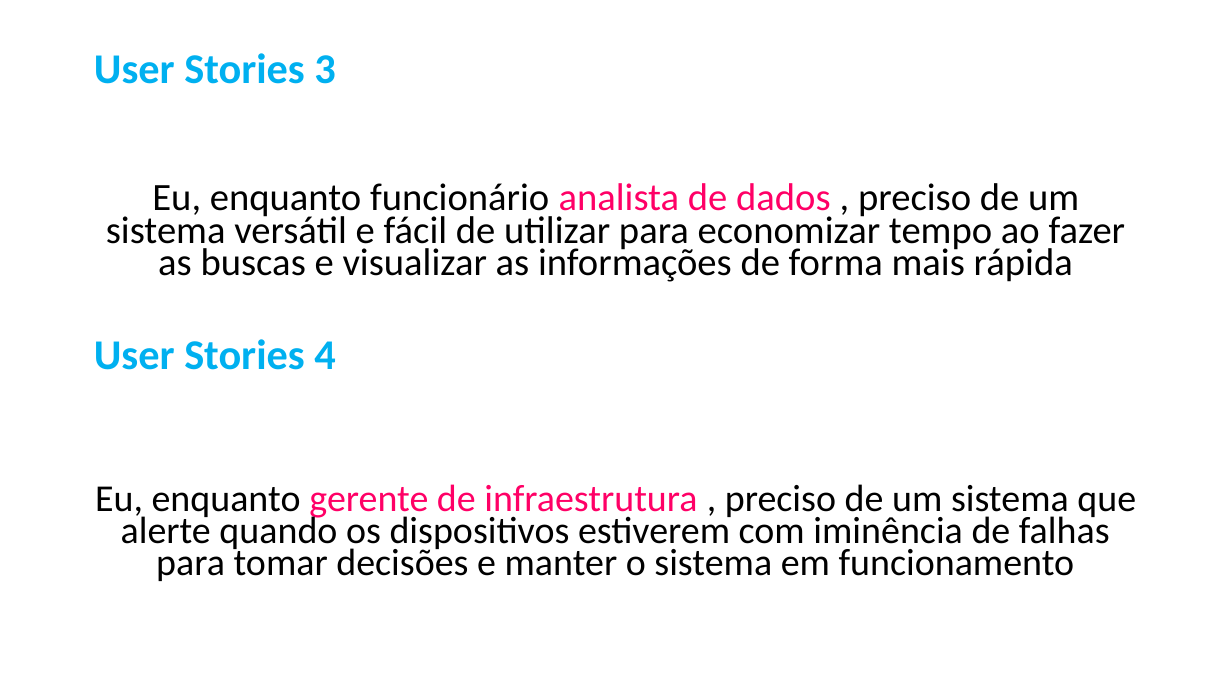
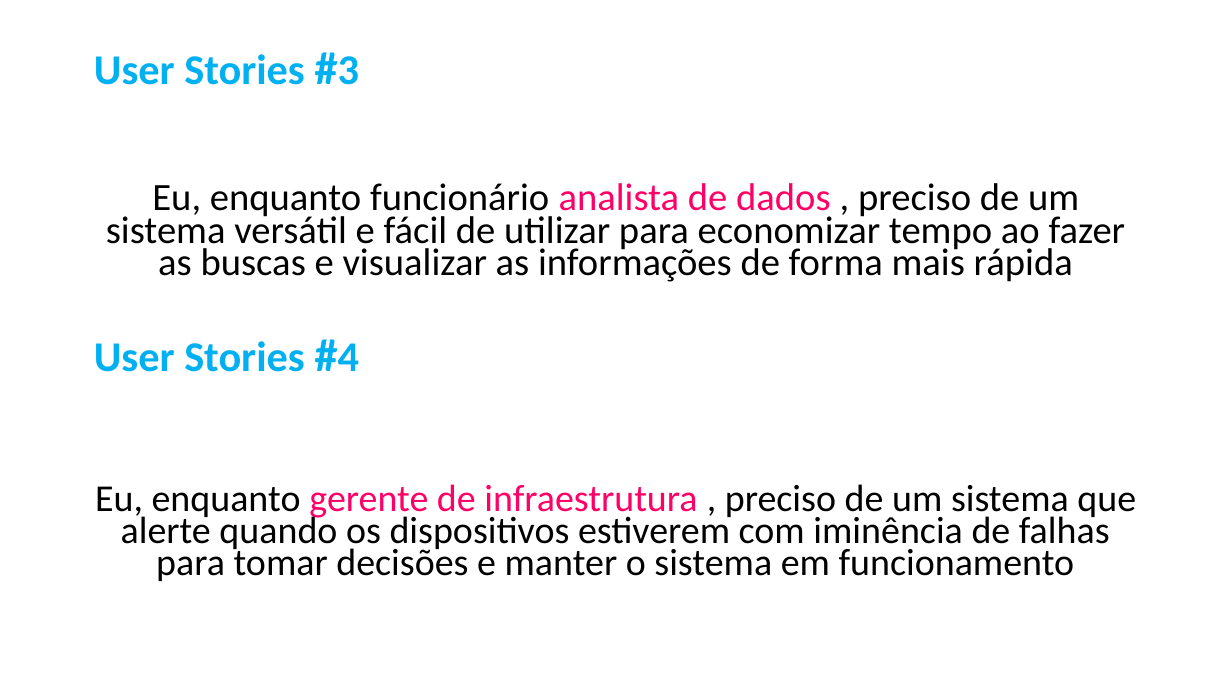
Before and after one commit to bandtec-2-semestre/Doc, a slide deck: slide 7 of Entregaveis_Sprint1.pptx. Drawn at 1232x693 pixels with LibreOffice and Linux fonts; fonts in the diff are those of the drawing. Boxes give left, top, right and bottom in pixels: in the first picture for what was removed or moved away, otherwise in the second. Text is boxed around its words. In the diff, an @@ line names an element or a change of style, - is before the commit and + after.

```diff
--- a/Entregaveis_Sprint1.pptx
+++ b/Entregaveis_Sprint1.pptx
@@ title at [94,54,359,85]: text changed @@
-User Stories 3
+User Stories #3
@@ text at [94,341,359,372]: text changed @@
-User Stories 4
+User Stories #4
```
Also in this commit, not shown: 2 other slides changed.
